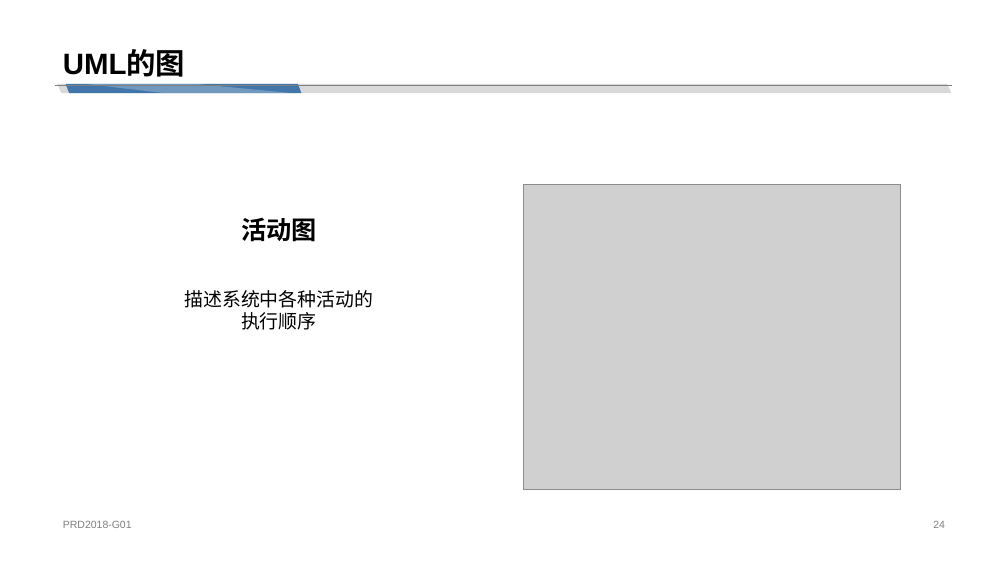
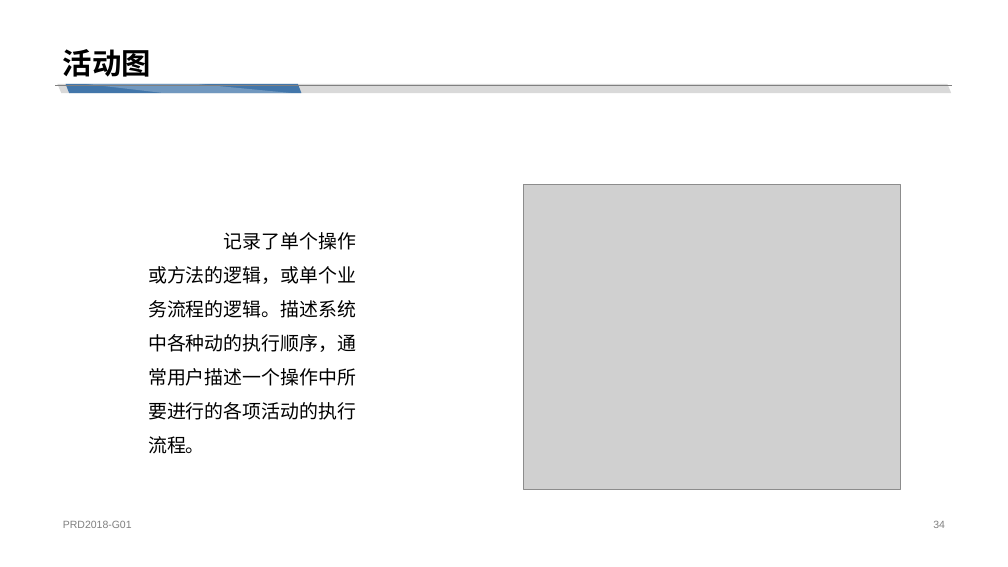
Before and after one commit to cchello/PRD2018-G01, a slide deck: slide 34 of 非受控文档/陈铉文/UML概述.pptx (slide 24 before the commit). Drawn at 1008x567 pixels with LibreOffice and Linux fonts; fonts in the diff are those of the drawing; grey boxes stand for pictures. Boxes give left, top, right and bottom in pixels: in the first picture for what was removed or moved away, otherwise in the second. Text is boxed around its words. In the diff, an @@ line names an element or a change of style, - is before the commit and + after.

```diff
--- a/非受控文档/陈铉文/UML概述.pptx
+++ b/非受控文档/陈铉文/UML概述.pptx
@@ title at (63, 49, 151, 77): text changed @@
-UML的图
+活动图
@@ text at (148, 232, 356, 454): text changed @@
-描述系统中各种活动的
-执行顺序
+记录了单个操作或方法的逻辑，或单个业务流程的逻辑。描述系统中各种动的执行顺序，通常用户描述一个操作中所要进行的各项活动的执行流程。
@@ text removed at (241, 217, 317, 242) @@
-活动图
```
Also in this commit, not shown: 16 other slides changed, 12 slides added.
